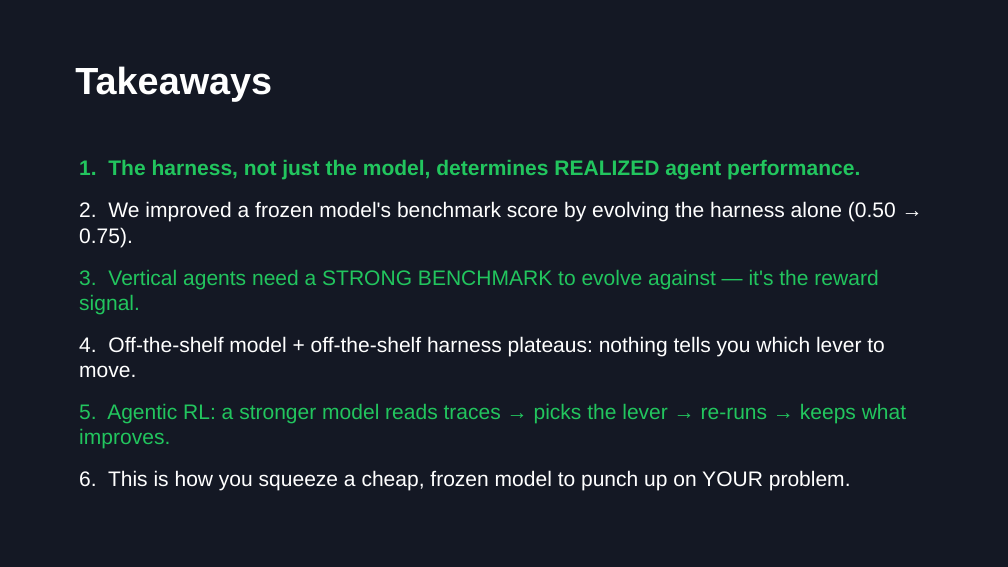
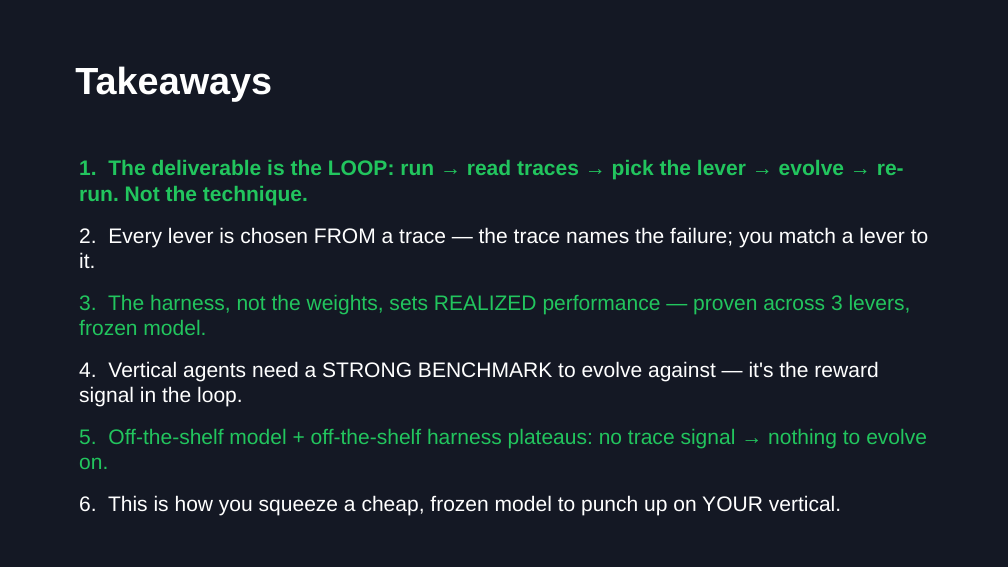
Before and after one commit to epuerta9/HarnessX, a slide deck: slide 30 of workshop/harness-evolution-workshop.pptx (slide 29 before the commit). Drawn at 1008x567 pixels with LibreOffice and Linux fonts; fonts in the diff are those of the drawing. Boxes give left, top, right and bottom in pixels: in the first picture for what was removed or moved away, otherwise in the second. Text is boxed around its words. In the diff, an @@ line names an element or a change of style, - is before the commit and + after.

```diff
--- a/workshop/harness-evolution-workshop.pptx
+++ b/workshop/harness-evolution-workshop.pptx
@@ text at box(79, 160, 929, 516): text changed; text colour #FFFFFF to #22C55E @@
-1. The harness, not just the model, determines REALIZED agent performance.
-2. We improved a frozen model's benchmark score by evolving the harness alone (0.50 → 0.75).
-3. Vertical agents need a STRONG BENCHMARK to evolve against — it's the reward signal.
-4. Off-the-shelf model + off-the-shelf harness plateaus: nothing tells you which lever to move.
-5. Agentic RL: a stronger model reads traces → picks the lever → re-runs → keeps what improves.
-6. This is how you squeeze a cheap, frozen model to punch up on YOUR problem.
+1. The deliverable is the LOOP: run → read traces → pick the lever → evolve → re-run. Not the technique.
+2. Every lever is chosen FROM a trace — the trace names the failure; you match a lever to it.
+3. The harness, not the weights, sets REALIZED performance — proven across 3 levers, frozen model.
+4. Vertical agents need a STRONG BENCHMARK to evolve against — it's the reward signal in the loop.
+5. Off-the-shelf model + off-the-shelf harness plateaus: no trace signal → nothing to evolve on.
+6. This is how you squeeze a cheap, frozen model to punch up on YOUR vertical.
```
Also in this commit, not shown: 1 slide added, 2 other files.
